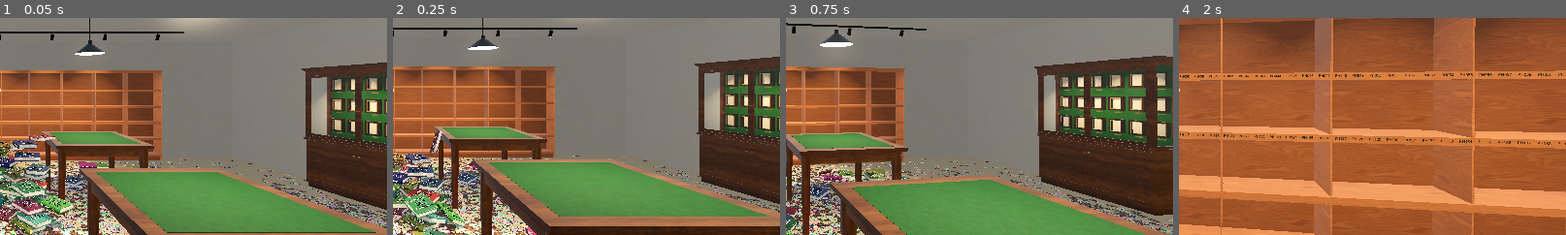
Above: before the commit, frames 1-4 (left to right).
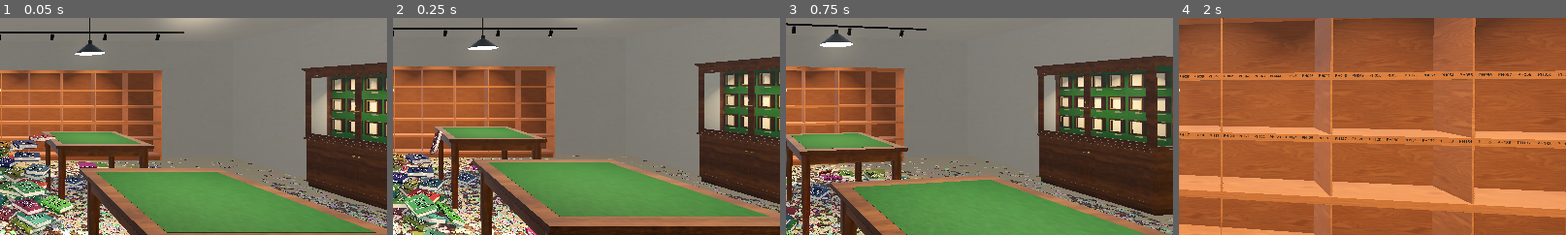
Above: after the commit, the same moments.

Repository: brian-kujawski/cracknstack
Game: Godot game, scene res://scenes/main.tscn
The game is run twice, just before and just after one commit, with the same random seed, the same clock (stepped at 60 frames per second) and the same inputs.
Inputs (mouse positions are % of the whole screen's width and height, from its top left):
- Up to frame 1 (0.05 s): no input
- Up to frame 2 (0.25 s): no input
- Up to frame 3 (0.75 s): tap Enter at 0.5 s; move the mouse to (55, 50) at 0.52 s; hold W (move_forward) from 0.53 s (still down); tap 5 (cast_abundance) at 0.6 s; click (55, 50) at 0.67 s
- Up to frame 4 (2 s): keep holding W (move_forward); move the mouse to (45, 50) at 1.27 s; tap 4 (cast_chain_lightning) at 1.35 s
The pictures show only the part of the screen within x 50-100%, y 33-83%; the shares and areas given below are measured in that part.

The runs differ from the first frame. In frame 1, less than 0.1% of the frame differs, in the area x 86-98%, y 33-65%; in frame 2, less than 0.1%; in frame 3, 0.2%, in the area x 71-99%, y 32-63%; in frame 4, nothing differs.

Commit message:
Put ambientCG Metal048B brass on the hardware
One shared polished-brass material (assets/store/brass) for the door's
knob and hinges, the display cabinets' knobs, escutcheon and name plates,
and the curtain rods. ShopDoor.build() and DisplayCabinet.build() take
it from the store builder instead of making their own flat brass.

Co-Authored-By: Claude Opus 5.5 (1M context) <noreply@anthropic.com>
Claude-Session: https://claude.ai/code/session_017XBTrFLTj3E8Uxw6o4keY9

Diff:
--- a/scripts/store/display_cabinet.gd
+++ b/scripts/store/display_cabinet.gd
@@ -50,15 +50,13 @@
 
 
 ## Builds the meshes, lights, collision and slots. `wood` is the oak the
-## store's tables are made of, `light` the colour of its lamps. Call once
-## before adding to the tree.
-## `lining` covers the back of the case, behind the frames.
-func build(wood: StandardMaterial3D, lining: Material, light: Color) -> void:
+## store's tables are made of, `lining` covers the back of the case behind
+## the frames, `brass` is for the knobs and plates, and `light` is the colour
+## of the store's lamps. Call once before adding to the tree.
+func build(wood: StandardMaterial3D, lining: Material, brass: Material, light: Color) -> void:
 	var dark := _tinted(wood, 0.7)
 	var walnut := _tinted(wood, 0.5)
 	var linen := _material(Color(0.83, 0.79, 0.7), 0.95)
-	var brass := _material(Color(0.75, 0.6, 0.35), 0.35)
-	brass.metallic = 0.8
 	var glass := _material(Color(0.85, 0.93, 0.92, 0.1), 0.04)
 	glass.transparency = BaseMaterial3D.TRANSPARENCY_ALPHA
 	glass.metallic_specular = 0.8
--- a/scripts/store/shop_door.gd
+++ b/scripts/store/shop_door.gd
@@ -24,12 +24,11 @@
 const HINGE_SIDE := 1.0
 
 
-## Builds the meshes and collision. Call once before adding to the tree.
-func build() -> void:
+## Builds the meshes and collision, with `brass` for the knob and hinges.
+## Call once before adding to the tree.
+func build(brass: Material) -> void:
 	var wood := _material(Color(0.45, 0.29, 0.17), 0.6)
 	var frame := _material(Color(0.36, 0.23, 0.13), 0.6)
-	var brass := _material(Color(0.75, 0.6, 0.35), 0.35)
-	brass.metallic = 0.8
 	var half := LEAF_SIZE.x / 2
 	var top := LEAF_SIZE.y
 
--- a/scripts/store/store_builder.gd
+++ b/scripts/store/store_builder.gd
@@ -66,6 +66,10 @@
 ## many metres one copy of it covers.
 const PLASTER := "plaster"
 const PLASTER_SIZE := 2.0
+## Polished brass for the door and cabinet hardware and the curtain rods
+## (assets/store/brass), and how many metres one copy of it covers.
+const BRASS := "brass"
+const BRASS_SIZE := 0.1
 
 ## Floor footprints nothing on the floor may overlap (the shelves and the
 ## table legs), as x/z rectangles. The space under a table top is open:
@@ -89,7 +93,7 @@
 var _leg_material := _by_uv(_table_material)
 var _felt_material := _textured(FELT, FELT_SIZE)
 var _fixture_material := _metal(Color(0.12, 0.13, 0.12), 0.45)
-var _brass_material := _metal(Color(0.75, 0.6, 0.35), 0.35)
+var _brass_material := _brass()
 
 
 ## The floor area cards can land on, inset a little from the walls.
@@ -249,7 +253,7 @@
 	for i in CABINET_ZS.size():
 		var cabinet := DisplayCabinet.new()
 		cabinet.name = "DisplayCabinet%d" % (i + 1)
-		cabinet.build(_table_material, _felt_material, FIXTURE_LIGHT)
+		cabinet.build(_table_material, _felt_material, _brass_material, FIXTURE_LIGHT)
 		cabinet.position = Vector3(WIDTH - DisplayCabinet.DEPTH / 2, 0, CABINET_ZS[i])
 		cabinet.rotation.y = -PI / 2
 		add_child(cabinet)
@@ -318,7 +322,7 @@
 func _build_door() -> void:
 	var door := ShopDoor.new()
 	door.name = "ShopDoor"
-	door.build()
+	door.build(_brass_material)
 	door.position = Vector3(WIDTH / 2, 0, DEPTH)
 	door.rotation.y = PI
 	add_child(door)
@@ -516,6 +520,13 @@
 	return copy
 
 
+## The brass texture as a metal (its metalness map is solid white).
+static func _brass() -> StandardMaterial3D:
+	var material := _textured(BRASS, BRASS_SIZE)
+	material.metallic = 1.0
+	return material
+
+
 static func _metal(color: Color, roughness: float) -> StandardMaterial3D:
 	var material := _material(color)
 	material.metallic = 0.8
--- a/scripts/ui/credits.gd
+++ b/scripts/ui/credits.gd
@@ -16,6 +16,7 @@
 	"Carpet: Carpet016 by ambientCG (ambientcg.com), CC0.",
 	"Walls: PaintedPlaster017 by ambientCG (ambientcg.com), CC0.",
 	"Binder leather: Leather025 by ambientCG (ambientcg.com), CC0.",
+	"Brass: Metal048B by ambientCG (ambientcg.com), CC0.",
 ]
 
 
Not shown, added: assets/store/brass/SOURCE.txt
Binary file added: assets/store/brass/albedo.jpg
Not shown, added: assets/store/brass/albedo.jpg.import
Binary file added: assets/store/brass/normal.jpg
Not shown, added: assets/store/brass/normal.jpg.import
Binary file added: assets/store/brass/roughness.jpg
Not shown, added: assets/store/brass/roughness.jpg.import
